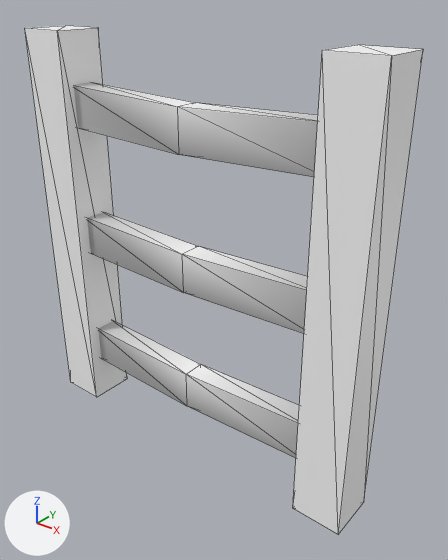
Before and after pictures for a commit that changed the glTF model assets/ladder.gltf.
Before and after are seen from a 50 mm lens placed at (3.382, -0.072, 1.104), pointed at (2.563, 0.952, 0.469). Arrows for +X, +Y and +Z are at lower left; the lights stay in place. Mesh edges are drawn as thin lines. Vertices at the same position are counted once.

Objects in the first picture: 'Ladder'.
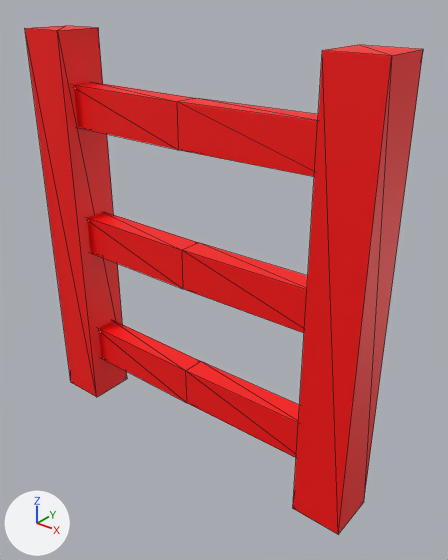
Pixel boxes [x1, y1, x2, y2] of what changed, in the pictures (448 x 560 px):
part 1 of me_workbench_001, recoloured (white to red)
    both: [25, 26, 423, 534]

What changed in the scene script:
```text
Change me_workbench_001:
    where me_workbench_001.from_pydata(...)  # 52 vertices, 84 faces; spans x -0.46..0.46, y 0.36..0.48, z 0.0..1.0
    used by ob_ladder; location = (2.5, 0.5, 0.0)
    me_workbench_001 part 1: 30 faces centred in x -0.46..0.46, y 0.36..0.48, z 0.0..1.0 are repainted in the vertex colours; the middle colour goes from white #ffffff to red #ff0000
```
